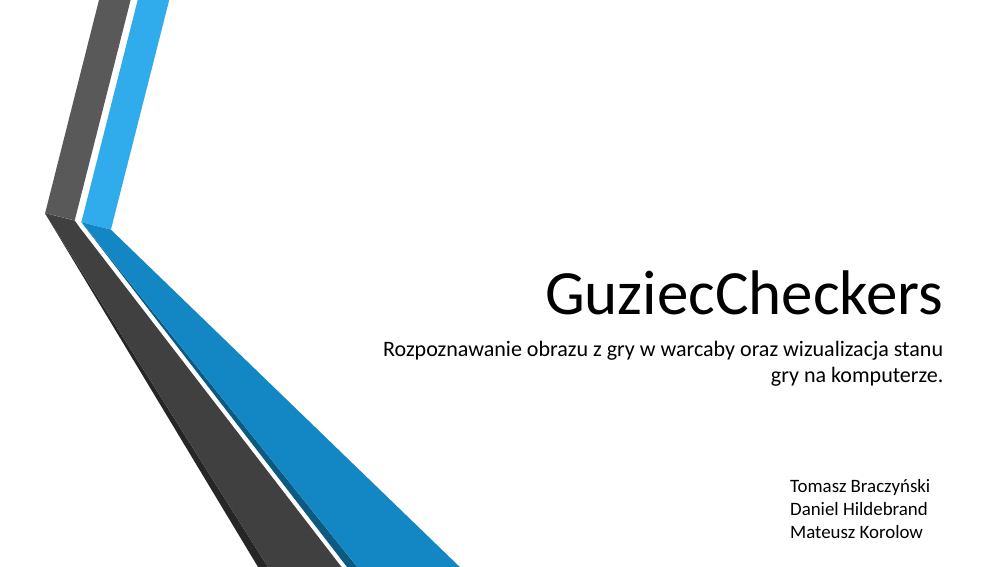
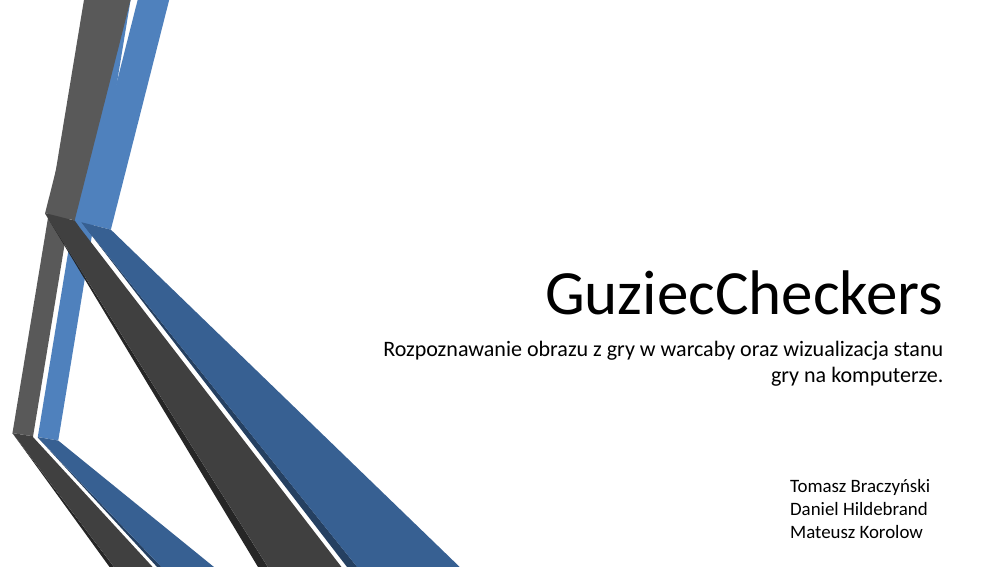
Before and after one commit to Guziec94/GuziecCheckers, a slide deck: slide 1 of Dokumentacja/GuziecCheckers v3.pptx. Drawn at 1008x567 pixels with LibreOffice and Linux fonts; fonts in the diff are those of the drawing; background and template pictures are left out. Boxes give left, top, right and bottom in pixels: in the first picture for what was removed or moved away, otherwise in the second. Text is boxed around its words. In the diff, an @@ line names an element or a change of style, - is before the commit and + after.

```diff
--- a/Dokumentacja/GuziecCheckers v3.pptx
+++ b/Dokumentacja/GuziecCheckers v3.pptx
@@ freeform shape added at (12,0,104,436), fill #595959 @@
@@ freeform shape added at (38,0,131,441), fill #4F81BD @@
@@ freeform shape at (82,0,169,229): fill #30ACEC to #4F81BD @@
@@ freeform shape at (82,222,357,567): fill #0C5A82 to #254061 @@
@@ freeform shape at (82,222,460,567): fill #1287C3 to #376092 @@
@@ freeform shape added at (12,433,113,567), fill #262626 @@
@@ freeform shape added at (12,433,152,567), fill #404040 @@
@@ freeform shape added at (38,438,162,567), fill #254061 @@
@@ freeform shape added at (38,437,214,567), fill #376092 @@
```
Also in this commit, not shown: 6 other slides changed, 3 other files.
